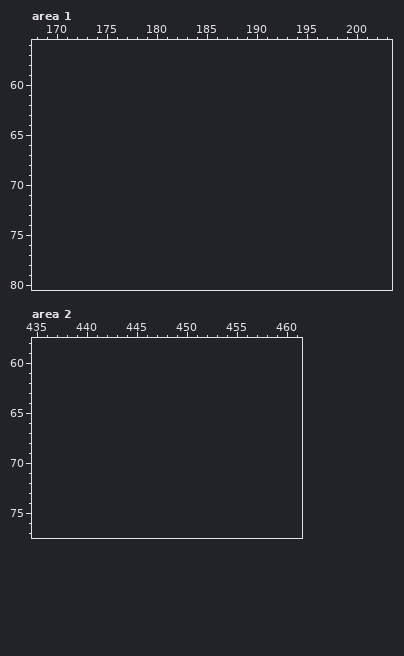
Pixel-art file -- Asset_Raw/Item.aseprite. That is the earlier state.
64x64 pixels, 1 frame. Colours within 5 levels of each other are drawn and written as one. Shown: area 1: x 168..203, y 56..80; area 2: x 435..461, y 58..77. The old version is drawn lined up with the new one, on the new canvas. The commit also changed other parts of the picture, which this record leaves out.
After:
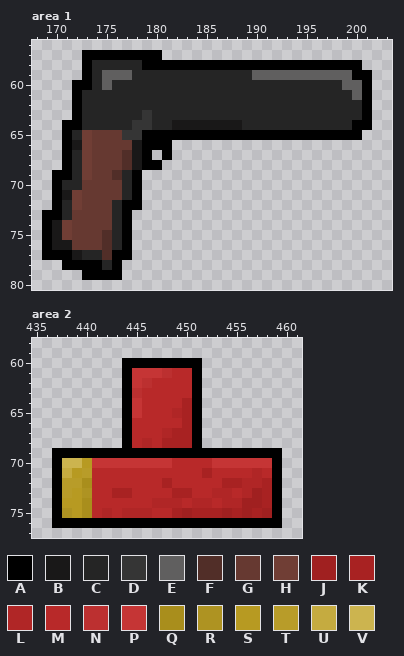
Palette (. is transparent): A #000000  B #191818  C #252525  D #353535  E #605f5f  F #512e28  G #663931  H #703e35  J #a02020  K #a82222  L #b02626  M #b82929  N #bc3030  P #c53535  Q #a98e1c  R #ae9322  S #b79a22  T #b89c29  U #c5ab40  V #ccb44f
Difference:
canvas 64x64 -> 628x554, the old top-left corner now at 24,39
--- area 1
@@ x 168..203 @@
 56 ....................................
-57 ....................................
-58 ....................................
-59 ....................................
-60 ....................................
-61 ....................................
-62 ....................................
-63 ....................................
-64 ....................................
-65 ....................................
-66 ....................................
-67 ....................................
-68 ....................................
-69 ....................................
-70 ....................................
-71 ....................................
-72 ....................................
-73 ....................................
-74 ....................................
-75 ....................................
-76 ....................................
-77 ....................................
-78 ....................................
-79 ....................................
+57 .....AAAAAAAA.......................
+58 .....ACCCCCAAAAAAAAAAAAAAAAAAAAAA...
+59 .....ACEEECCCCCCCCCCCCEEEEEEEEEEAA..
+60 ....AACECCCCCCCCCCCCCCCCCCCCCCCEEA..
+61 ....ACCCCCCCCCCCCCCCCCCCCCCCCCCCEA..
+62 ....ACCCCCCCCCCCCCCCCCCCCCCCCCCCCA..
+63 ....ACCCCCCDCCCCCCCCCCCCCCCCCCCCCA..
+64 ...AACCCCCDDCCBBBBBBBCCCCCCCCCCCAA..
+65 ...ACHGGGDDAAAAAAAAAAAAAAAAAAAAAA...
+66 ...ABHGGGGBAAA......................
+67 ...ACHGGGFBA.A......................
+68 ...ACHGGGFBAA.......................
+69 ..AACHGGFCA.........................
+70 ..ACCGGGGCA.........................
+71 ..ABHGGGGCA.........................
+72 ..ACHGGGCAA.........................
+73 .AACGGGGCA..........................
+74 .ABHGGGGCA..........................
+75 .ABHGGGFCA..........................
+76 .ABBGGGFCA..........................
+77 .AAABCCFAA..........................
+78 ...AAAACA...........................
+79 .....AAAA...........................
 80 ....................................
--- area 2
@@ x 435..461 @@
 59 ...........................
-60 ...........................
-61 ...........................
-62 ...........................
-63 ...........................
-64 ...........................
-65 ...........................
-66 ...........................
-67 ...........................
-68 ...........................
-69 ...........................
-70 ...........................
-71 ...........................
-72 ...........................
-73 ...........................
-74 ...........................
-75 ...........................
-76 ...........................
+60 .........AAAAAAAA..........
+61 .........APPPNMMA..........
+62 .........APNMMMMA..........
+63 .........ANMMMMMA..........
+64 .........APMMMMKA..........
+65 .........APMMMLKA..........
+66 .........AMMMMMKA..........
+67 .........AMMMLKKA..........
+68 .........AMLMKKKA..........
+69 ..AAAAAAAAAAAAAAAAAAAAAAA..
+70 ..AVVSPPPPPPPPMMMMPPPPPPA..
+71 ..AUSTMMMMMMMMMMMKMMMMLMA..
+72 ..ATTQMMMMMMMKMMMMMKKLLKA..
+73 ..ATSRMMKKMMMMKKMMLLMLJKA..
+74 ..ASSQMMMMMMLLLMLLMLLJJKA..
+75 ..ARSQMLMLLLMMKJKKKJKJKJA..
+76 ..AAAAAAAAAAAAAAAAAAAAAAA..
 77 ...........................
Changed places in both pictures, as pixel boxes (x1, y1, x2, y2):
added: (42, 50, 372, 280)
added: (52, 358, 282, 528)
